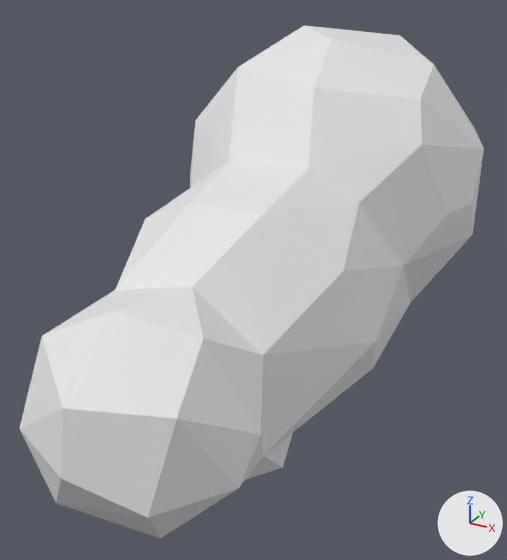
The Blender file Assets/Project/Models/Environment/Blender/Cloud1.blend, before and after one commit.
One viewpoint serves both versions: a 50 mm camera at (2.66, -6.51, 1.92) aimed at (-0.25, -1.22, -0.73). The axes (+X, +Y, +Z) are drawn at lower right. The lights are the same throughout.
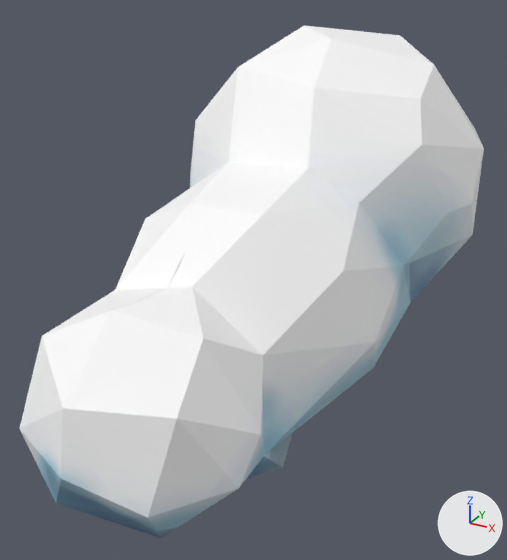
Commit message: Cloud fixed

Pixel boxes (x1, y1, x2, y2) of what changed, in the pictures (507 x 560 px):
part 1 of me_sphere, built on
    both: (19, 25, 397, 538)
part 2 of me_sphere, recoloured
    both: (42, 35, 484, 538)

The change, as a diff of the scene's bpy script:
```diff
--- a/Assets/Project/Models/Environment/Blender/Cloud1.blend.py
+++ b/Assets/Project/Models/Environment/Blender/Cloud1.blend.py
@@ img_cloudimage @@
+img_cloudimage = load_image('CloudImage', 'Images/CloudImage.png', 1024, 1024, 'sRGB')
@@ mat_material_001 @@
+mat_material_001 = principled_material('Material.001')
+mat_material_001.texture = img_cloudimage
@@ me_sphere @@
 # used by ob_sphere; location = (0.0, 0.0, 0.0)
-me_sphere.from_pydata(...)  # 104 vertices, 202 faces; spans x -1.48..1.45, y -4.07..2.32, z -2.05..1.45
+me_sphere.from_pydata(...)  # 153 vertices, 251 faces; spans x -1.48..1.45, y -4.07..2.32, z -2.05..1.45
+# me_sphere part 1
+# 49 faces are deleted
+# 49 vertices are added at x -0.03..-0.02, y -4.07..2.32, z -1.98..1.41
+# 98 new faces join them
+# me_sphere part 2: 153 faces spanning x -1.48..1.45, y -4.07..2.32, z -2.05..1.45 switch from no material to mat_material_001 (picture img_cloudimage)
```
